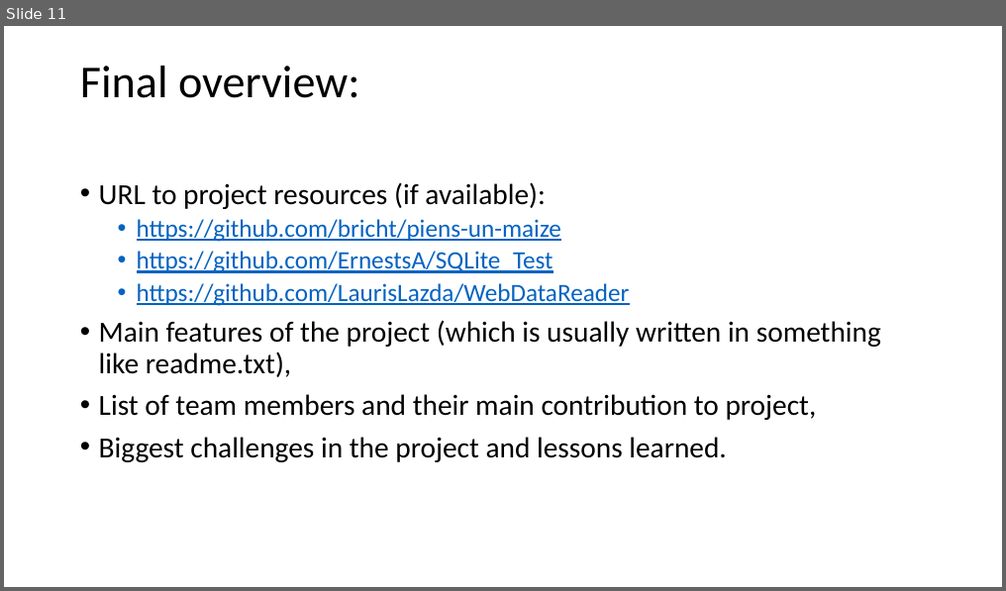
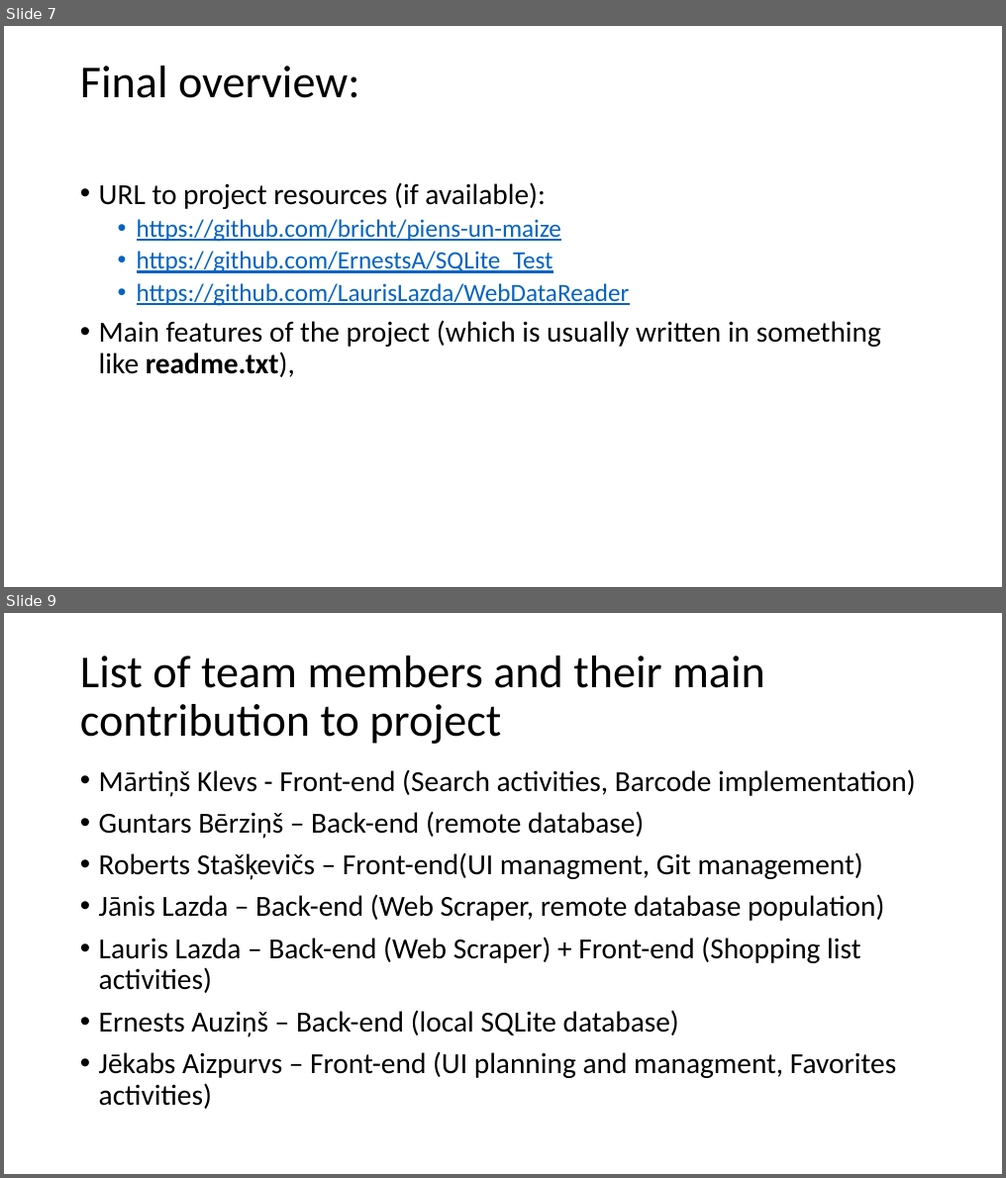
Before and after one commit to bricht/piens-un-maize, a slide deck: presentation/MilknBread.pptx. Shown one above the other, each under a label of ours: slide 11 before the commit, slides 7 and 9 after it; the slides between them are not shown. The pictures are 1006x591 and 1006x1178 pixels, drawn with LibreOffice and Linux fonts; fonts in the diff are those of the drawing. Boxes give left, top, right and bottom in pixels: in the first picture for what was removed or moved away, otherwise in the second. Text is boxed around its words. In the diff, an @@ line names an element or a change of style, - is before the commit and + after.

```diff
--- a/presentation/MilknBread.pptx
+++ b/presentation/MilknBread.pptx
@@ slide 9 added at (x1=4, y1=613, x2=1002, y2=1174), background #FFFFFF @@
@@ title added at (x1=80, y1=656, x2=765, y2=744), 44 pt, text #000000 @@
+List of team members and their main contribution to project
@@ text added at (x1=99, y1=769, x2=916, y2=1109), 28 pt, text #000000 @@
+• Mārtiņš Klevs - Front-end (Search activities, Barcode implementation)
+• Guntars Bērziņš – Back-end (remote database)
+• Roberts Stašķevičs – Front-end(UI managment, Git management)
+• Jānis Lazda – Back-end (Web Scraper, remote database population)
+• Lauris Lazda – Back-end (Web Scraper) + Front-end (Shopping list activities)
+• Ernests Auziņš – Back-end (local SQLite database)
+• Jēkabs Aizpurvs – Front-end (UI planning and managment, Favorites activities)
@@ what was slide 11 is now slide 7 @@
@@ slide 7 changed as well @@
@@ text at (x1=99, y1=320, x2=881, y2=377): bold on in "readme.txt)," @@
@@ text at (x1=99, y1=394, x2=817, y2=463): paragraphs removed @@
-• List of team members and their main contribution to project,
-• Biggest challenges in the project and lessons learned.
```
Also in this commit, not shown: 7 other slides changed, 1 other slide added, 4 slides removed.
